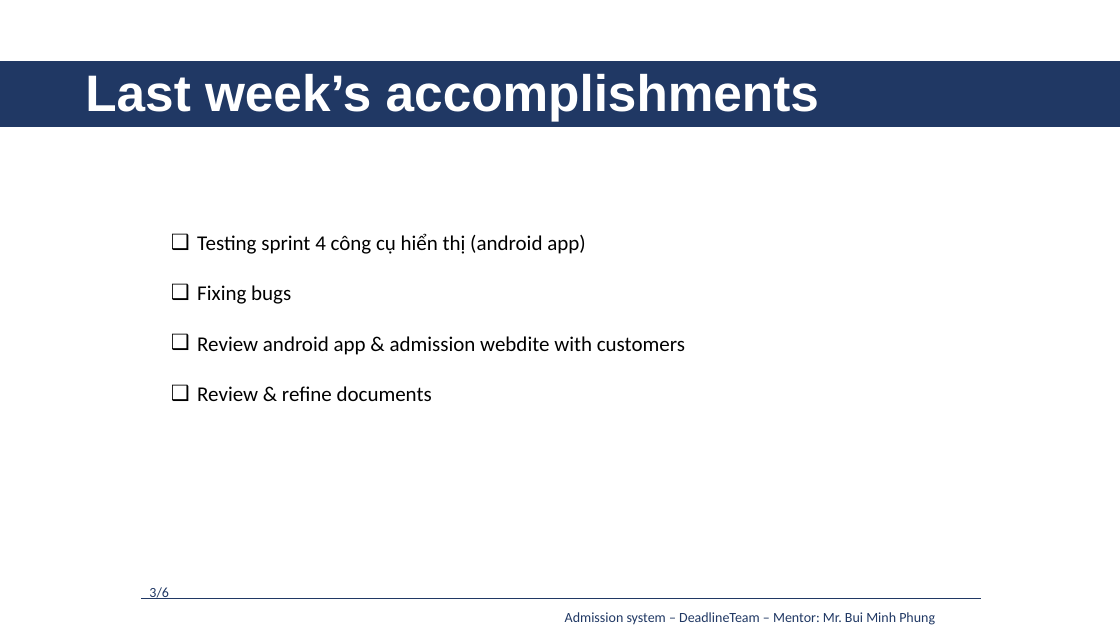
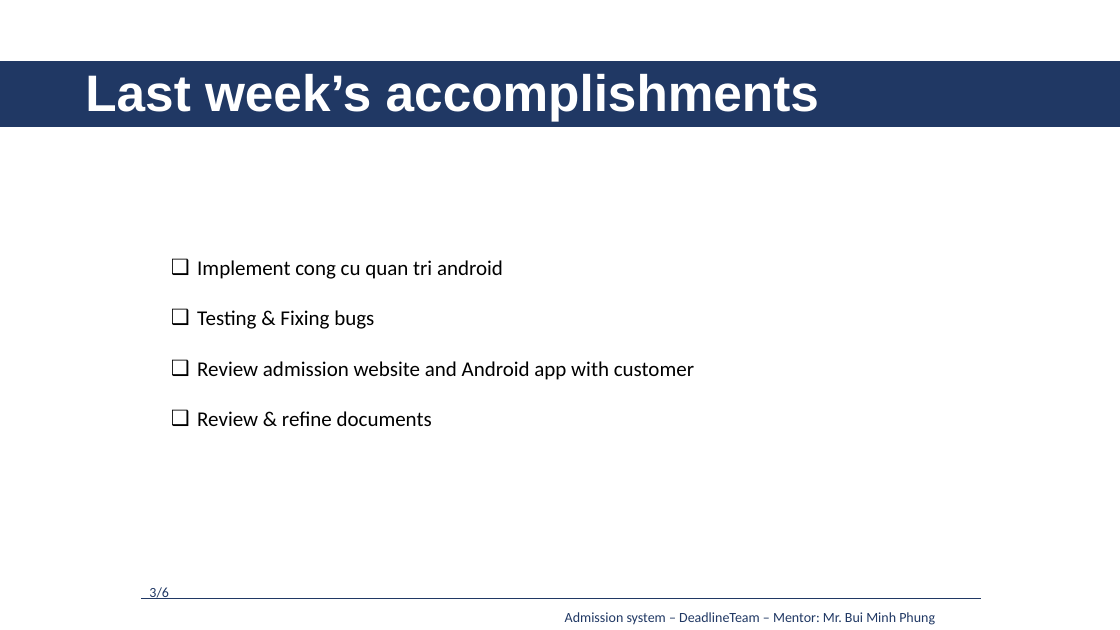
Before and after one commit to daotk/cap-deadline, a slide deck: slide 4 of 9. Presentation/AS_DeadlineTeam_Week27.pptx. Drawn at 1120x630 pixels with LibreOffice and Linux fonts; fonts in the diff are those of the drawing. Boxes give left, top, right and bottom in pixels: in the first picture for what was removed or moved away, otherwise in the second. Text is boxed around its words. In the diff, an @@ line names an element or a change of style, - is before the commit and + after.

```diff
--- a/9. Presentation/AS_DeadlineTeam_Week27.pptx
+++ b/9. Presentation/AS_DeadlineTeam_Week27.pptx
@@ text at box(197, 260, 694, 380): text changed @@
-❑ Testing sprint 4 công cụ hiển thị (android app)
-❑ Fixing bugs
-❑ Review android app & admission webdite with customers
+❑ Implement cong cu quan tri android
+❑ Testing & Fixing bugs
+❑ Review admission website and Android app with customer
```
Also in this commit, not shown: 3 other slides changed, 7 other files.
